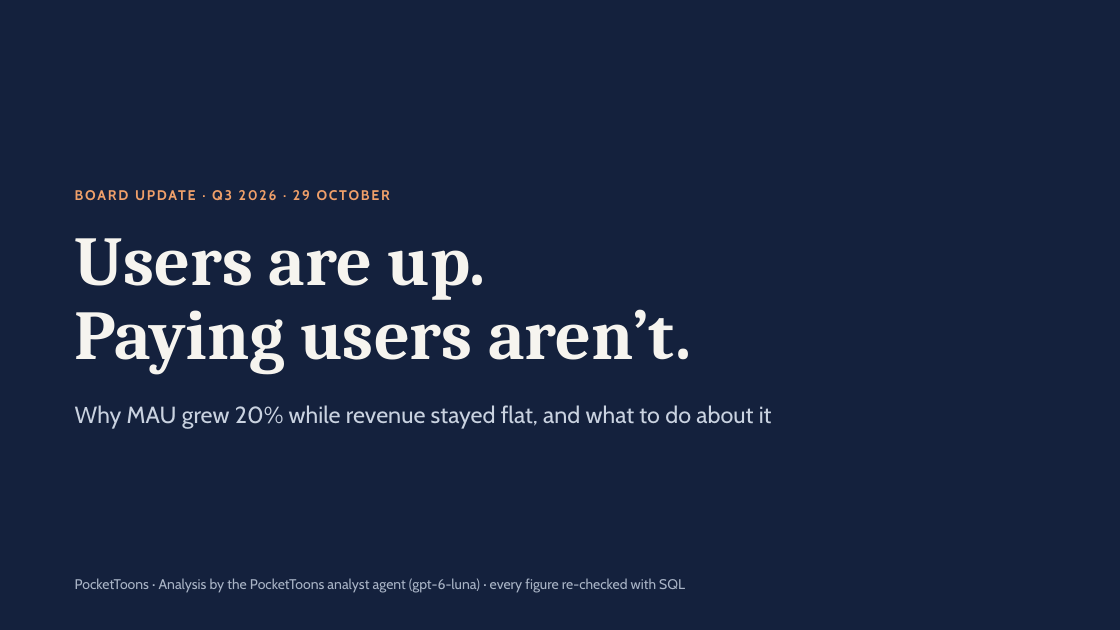
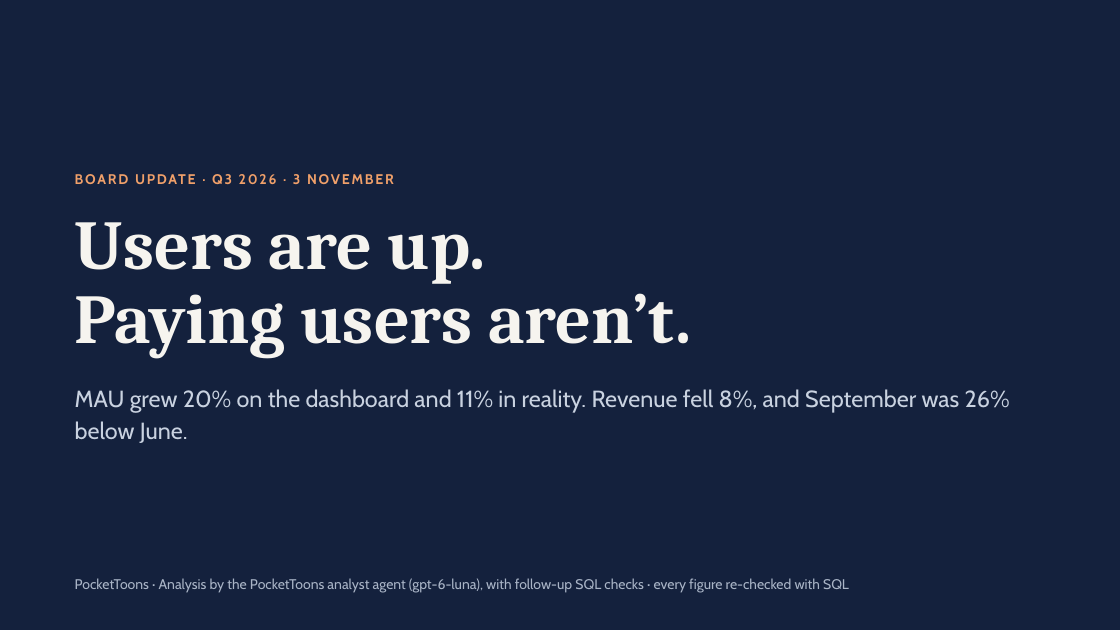
Before and after one commit to Anshi0202/pockettoons-analyst, a slide deck: slide 1 of investigation/board_deck.pptx. Drawn at 1120x630 pixels with LibreOffice and Linux fonts; fonts in the diff are those of the drawing. Boxes give left, top, right and bottom in pixels: in the first picture for what was removed or moved away, otherwise in the second. Text is boxed around its words. In the diff, an @@ line names an element or a change of style, - is before the commit and + after.

```diff
--- a/investigation/board_deck.pptx
+++ b/investigation/board_deck.pptx
@@ text at <box>225,174,233,184</box>: text changed @@
-BOARD UPDATE · Q3 2026 · 29 OCTOBER
+BOARD UPDATE · Q3 2026 · 3 NOVEMBER
@@ title "Users are up.": place and size @@
-title "Users are up." at <box>75,238,691,374</box>
+title "Users are up." at <box>75,222,691,358</box>
@@ text at <box>75,389,1010,443</box>: text changed @@
-Why MAU grew 20% while revenue stayed flat, and what to do about it
+MAU grew 20% on the dashboard and 11% in reality. Revenue fell 8%, and September was 26% below June.
@@ text at <box>75,578,849,593</box>: text changed @@
-PocketToons · Analysis by the PocketToons analyst agent (gpt-6-luna) · every figure re-checked with SQL
+PocketToons · Analysis by the PocketToons analyst agent (gpt-6-luna), with follow-up SQL checks · every figure re-checked with SQL
```
Also in this commit, not shown: 4 other slides changed, 5 slides added, 5 slides removed.
